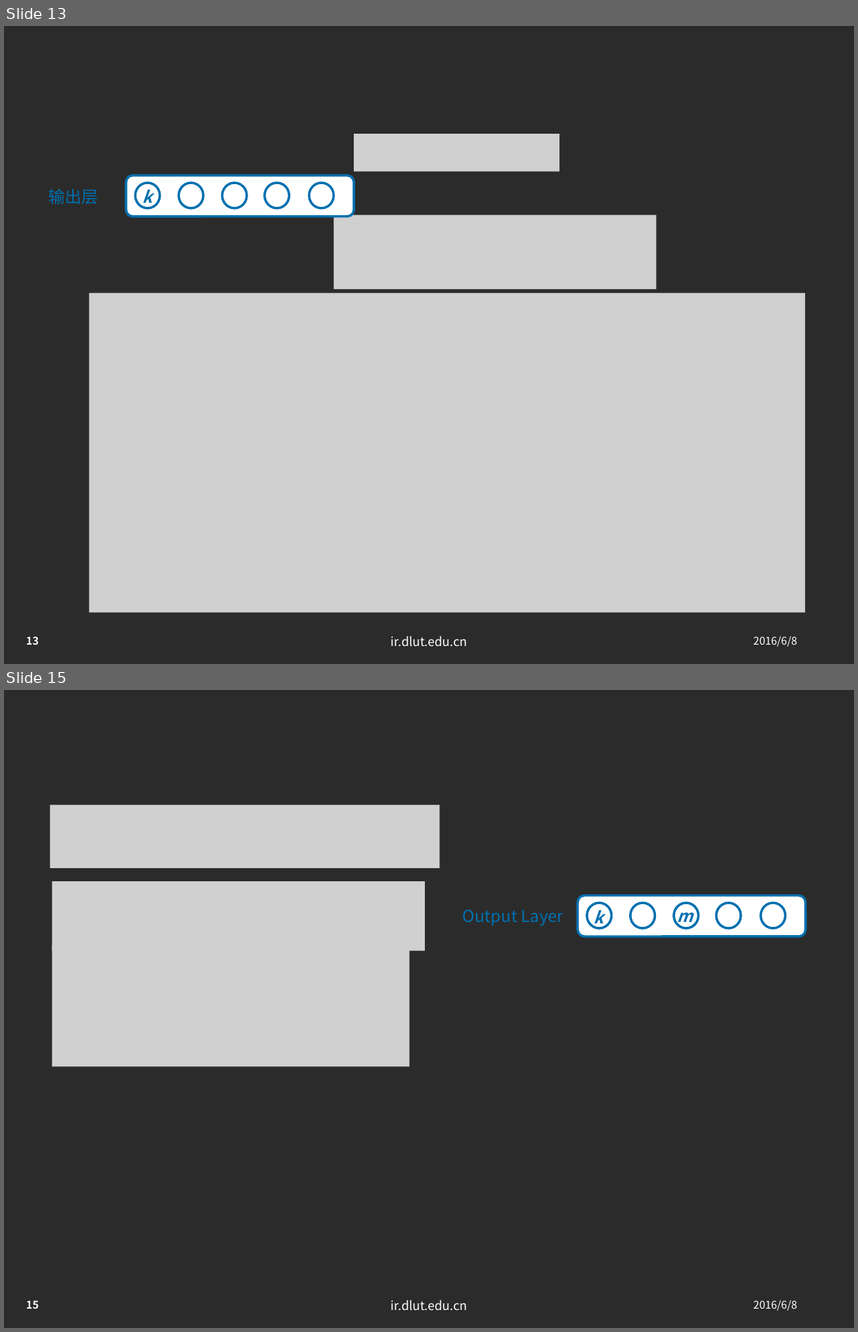
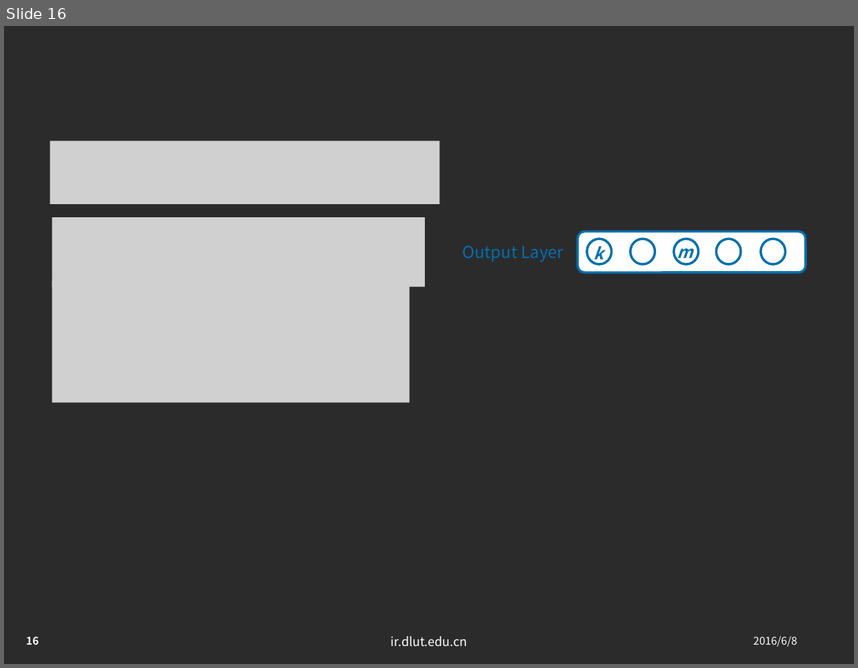
Before and after one commit to jxwb088047/RNN_BPTT_report, a slide deck: 林广和研一下学术ppt-2016-06-06.pptx. Shown one above the other, each under a label of ours: slides 13 and 15 before the commit, slide 16 after it; the slides between them are not shown. The pictures are 858x1332 and 858x668 pixels, drawn with LibreOffice and Linux fonts; fonts in the diff are those of the drawing; grey boxes stand for pictures; background and template pictures are left out; a plain dark background stands for a picture behind light text. Boxes give left, top, right and bottom in pixels: in the first picture for what was removed or moved away, otherwise in the second. Text is boxed around its words. In the diff, an @@ line names an element or a change of style, - is before the commit and + after.

```diff
--- a/林广和研一下学术ppt-2016-06-06.pptx
+++ b/林广和研一下学术ppt-2016-06-06.pptx
@@ slide 13 removed at (x1=4, y1=26, x2=854, y2=664), background picture (left out); not listed: 3 template elements that a slide beside it also shows @@
@@ picture removed at (x1=355, y1=134, x2=560, y2=172) @@
@@ text removed at (x1=48, y1=189, x2=98, y2=204) @@
-输出层
@@ group removed at (x1=126, y1=176, x2=355, y2=216): 5 ellipses, 1 rounded rectangle, 1 text @@
-k
@@ picture removed at (x1=334, y1=215, x2=657, y2=289) @@
@@ picture removed at (x1=89, y1=293, x2=805, y2=612) @@
@@ what was slide 15 is now slide 16 @@
@@ page number at (x1=26, y1=636, x2=38, y2=644): text changed @@
-15
+16
```
Also in this commit, not shown: 7 slides changed, 15 slides added.
